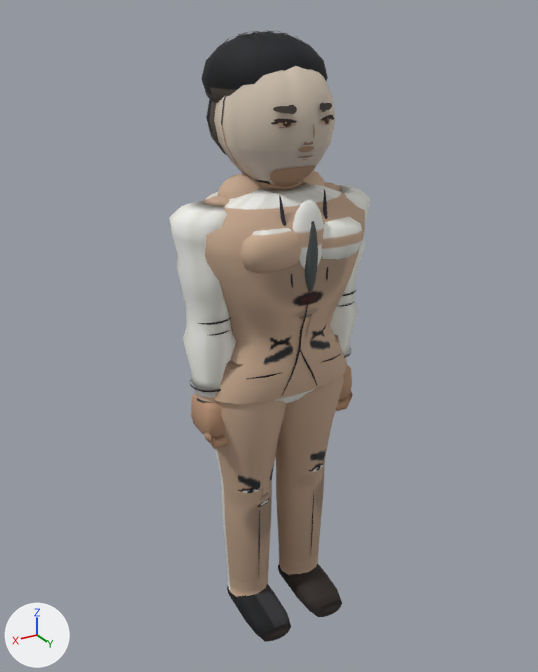
One commit to the glTF model assets/models/namgunghyuk_a.glb: the scene before it, then after it.
Both versions are drawn from a 50 mm lens placed at (1.155, 1.892, 1.97), pointed at (0.005, -0.026, 1.011). Lighting does not change. The marker at lower left points along +X, +Y and +Z. The older version comes first. Vertices at exactly the same position are counted once.

Names of what the first picture shows: 'Body'.
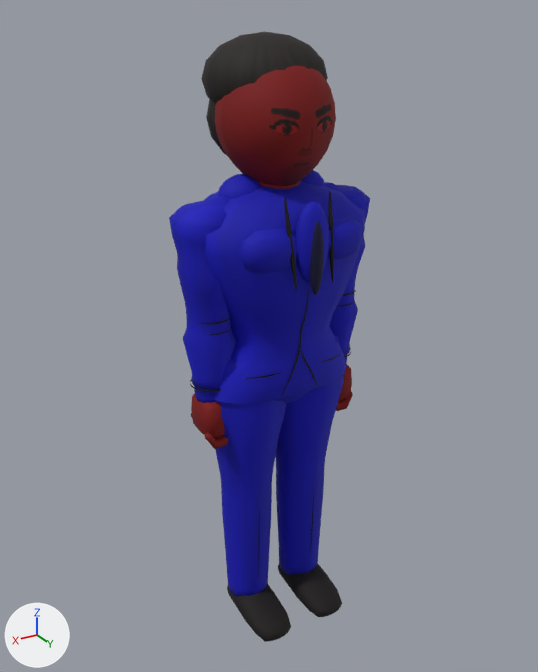
Where the change shows, as pixel boxes [x1, y1, x2, y2] in the pictures (538 x 672 px; the box of a moved part takes in the faces that stretch with it):
```json
{"object": "Body", "change": "reshaped", "before": [169, 30, 370, 642], "after": [169, 32, 370, 642]}
{"part": 1, "of": "me_mesh_0", "change": "moved or reshaped", "before": [323, 189, 328, 280], "after": [328, 191, 334, 283]}
{"part": 2, "of": "me_mesh_0", "change": "moved or reshaped", "before": [279, 196, 293, 288], "after": [284, 197, 297, 291]}
{"part": 3, "of": "me_mesh_0", "change": "deleted", "before": [271, 103, 334, 160]}
{"part": 4, "of": "me_mesh_0", "change": "moved or reshaped", "before": [214, 30, 335, 312], "after": [215, 66, 336, 312]}
{"part": 5, "of": "me_mesh_0", "change": "recoloured", "before": [169, 32, 370, 639], "after": [169, 32, 370, 639], "on screen": "darker"}
```

Edits to the scene script, one JSON object a line:
```json
{"block": "me_mesh_0", "where": "# used by ob_body; location = (0.0, 0.0, 0.0)"}
{"op": "remove", "block": "me_mesh_0", "code": "me_mesh_0.from_pydata(...)  # 4734 vertices, 8482 faces; spans x -0.34..0.34, y -0.23..0.23, z -0.03..1.93"}
{"op": "add", "block": "me_mesh_0", "code": "me_mesh_0.from_pydata(...)  # 3822 vertices, 7086 faces; spans x -0.34..0.34, y -0.23..0.24, z -0.03..1.93"}
{"block": "me_mesh_0", "change": "me_mesh_0 part 1: the loose piece of 72 vertices spanning x -0.08..-0.06, y 0.15..0.2, z 1.25..1.52 is moved by (0.0, 0.02, 0.0)"}
{"block": "me_mesh_0", "change": "me_mesh_0 part 2: the loose piece of 72 vertices spanning x 0.06..0.08, y 0.15..0.2, z 1.25..1.52 is moved by (0.0, 0.02, 0.0)"}
{"block": "me_mesh_0", "change": "me_mesh_0 part 3: 17 loose pieces with 731 vertices, spanning x -0.1..0.1, y 0.15..0.18, z 1.6..1.75, are deleted"}
{"block": "me_mesh_0", "change": "me_mesh_0 part 4: 85 vertices moved from x -0.09..0.12, y -0.1..0.21, z 1.24..1.7 to x -0.09..0.11, y -0.07..0.23, z 1.23..1.7; 601 vertices removed from x -0.17..0.17, y -0.23..0.21, z 1.23..1.93; 420 vertices added at x -0.17..0.17, y -0.17..0.24, z 1.23..1.88"}
{"block": "me_mesh_0", "change": "me_mesh_0 part 5: 5827 kept faces spanning x -0.34..0.34, y -0.23..0.23, z -0.03..1.93 get new vertex colours"}
```
